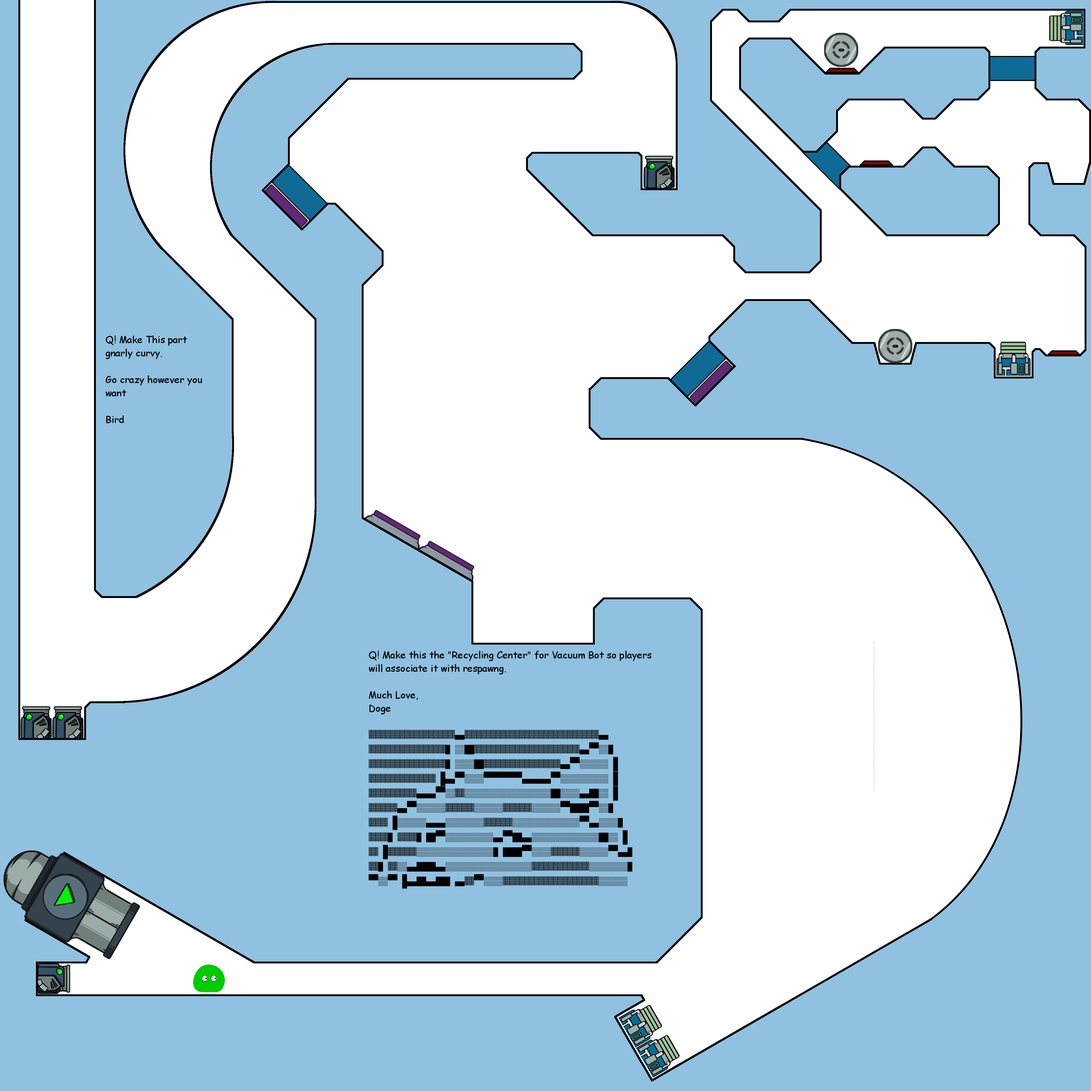
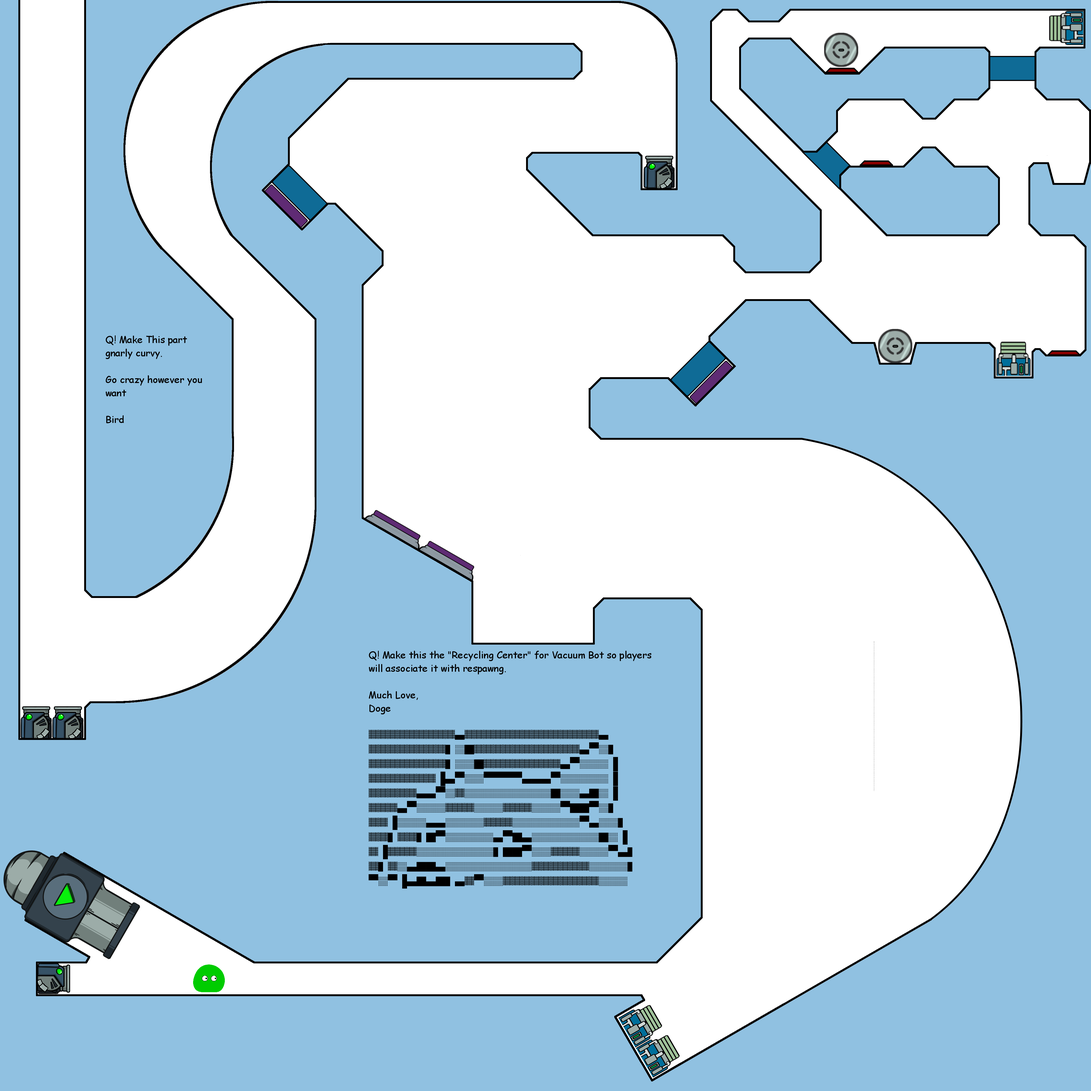
Layers edited between the first and the second 1091 x 1091 image:
painted on "The Map" over [84, 0, 103, 599]
